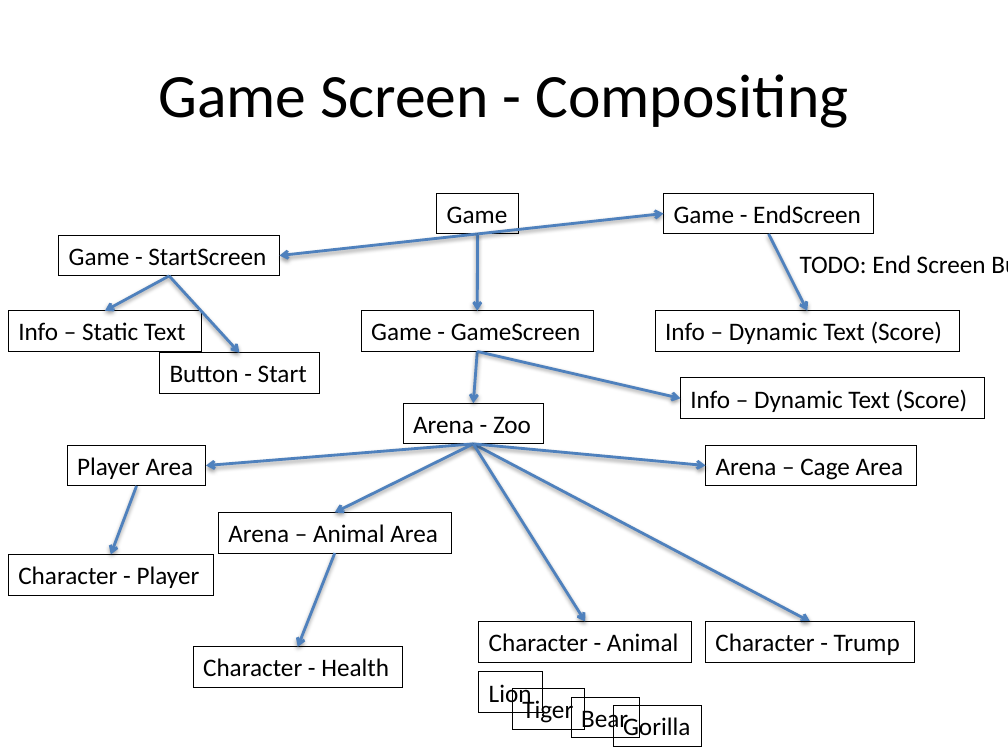
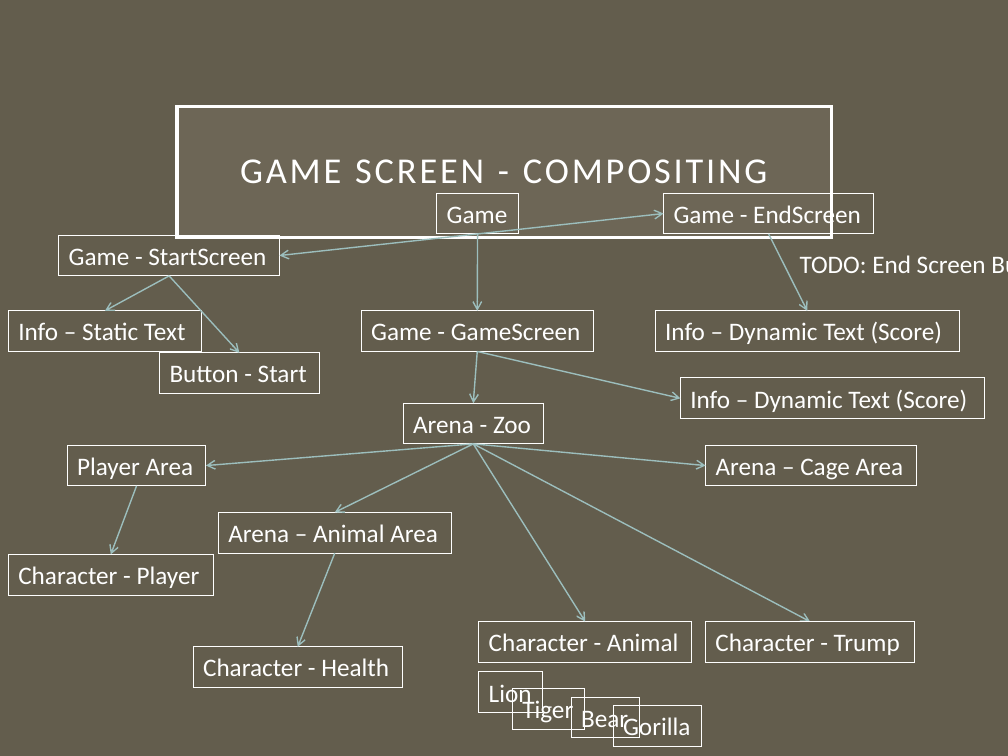
Before and after one commit to javisaurusrex/zookillsoccer, a slide deck: slide 14 of assets/game architecture/ZooKill Soccer Game Design Document.pptx. Drawn at 1008x756 pixels with LibreOffice and Linux fonts; fonts in the diff are those of the drawing. Boxes give left, top, right and bottom in pixels: in the first picture for what was removed or moved away, otherwise in the second. Text is boxed around its words. In the diff, an @@ line names an element or a change of style, - is before the commit and + after.

```diff
--- a/assets/game architecture/ZooKill Soccer Game Design Document.pptx
+++ b/assets/game architecture/ZooKill Soccer Game Design Document.pptx
@@ background #FFFFFF to #635D4D @@
@@ title "GAME SCREEN - COMPOSITING": place and size @@
-title "GAME SCREEN - COMPOSITING" at bbox=[158, 74, 848, 128]
+title "GAME SCREEN - COMPOSITING" at bbox=[177, 106, 832, 237]
@@ title "GAME SCREEN - COMPOSITING" at bbox=[177, 106, 832, 237]: fill none to #A7A08E at 15% opacity; outline none to #FFFFFF 2.5 pt @@
@@ title at bbox=[240, 159, 767, 183]: text changed; size 44 to 26 pt; text colour #000000 to #FFFFFF @@
-Game Screen - Compositing
+GAME SCREEN - COMPOSITING
@@ arrow (478, 234) - (279, 256): stroke #4F81BD 2 pt to #9CBEBD 1 pt @@
@@ arrow (478, 234) - (477, 310): stroke #4F81BD 2 pt to #9CBEBD 1 pt @@
@@ arrow (478, 234) - (663, 214): stroke #4F81BD 2 pt to #9CBEBD 1 pt @@
@@ arrow (769, 234) - (807, 310): stroke #4F81BD 2 pt to #9CBEBD 1 pt @@
@@ text "TODO: End Screen Buttons" at bbox=[800, 255, 986, 273]: text colour #000000 to #FFFFFF @@
@@ arrow (169, 276) - (105, 310): stroke #4F81BD 2 pt to #9CBEBD 1 pt @@
@@ arrow (169, 276) - (239, 353): stroke #4F81BD 2 pt to #9CBEBD 1 pt @@
@@ arrow (477, 352) - (474, 403): stroke #4F81BD 2 pt to #9CBEBD 1 pt @@
@@ arrow (477, 352) - (680, 398): stroke #4F81BD 2 pt to #9CBEBD 1 pt @@
@@ arrow (474, 444) - (206, 466): stroke #4F81BD 2 pt to #9CBEBD 1 pt @@
@@ arrow (474, 444) - (335, 512): stroke #4F81BD 2 pt to #9CBEBD 1 pt @@
@@ arrow (474, 444) - (810, 622): stroke #4F81BD 2 pt to #9CBEBD 1 pt @@
@@ arrow (474, 444) - (706, 466): stroke #4F81BD 2 pt to #9CBEBD 1 pt @@
@@ arrow (474, 444) - (586, 622): stroke #4F81BD 2 pt to #9CBEBD 1 pt @@
@@ arrow (137, 486) - (111, 554): stroke #4F81BD 2 pt to #9CBEBD 1 pt @@
@@ arrow (335, 553) - (297, 647): stroke #4F81BD 2 pt to #9CBEBD 1 pt @@
@@ text colour #000000 to #FFFFFF; outline #000000 0.75 pt to #FFFFFF 0.75 pt in 20 elements at bbox=[436, 194, 518, 234], bbox=[58, 235, 279, 275], bbox=[361, 310, 593, 351], bbox=[663, 194, 873, 234], bbox=[403, 403, 543, 444], bbox=[68, 446, 207, 486], bbox=[706, 446, 916, 486], bbox=[219, 512, 452, 552], bbox=[8, 554, 213, 595], bbox=[706, 622, 914, 662], bbox=[479, 622, 691, 662], bbox=[194, 647, 402, 687], bbox=[8, 310, 202, 351], bbox=[680, 378, 985, 418], bbox=[655, 310, 960, 351], bbox=[159, 353, 319, 393], bbox=[479, 672, 542, 713], bbox=[512, 688, 585, 729], bbox=[572, 698, 639, 738], bbox=[613, 706, 702, 746] @@
```
Also in this commit, not shown: 29 other slides changed, 37 other files.
